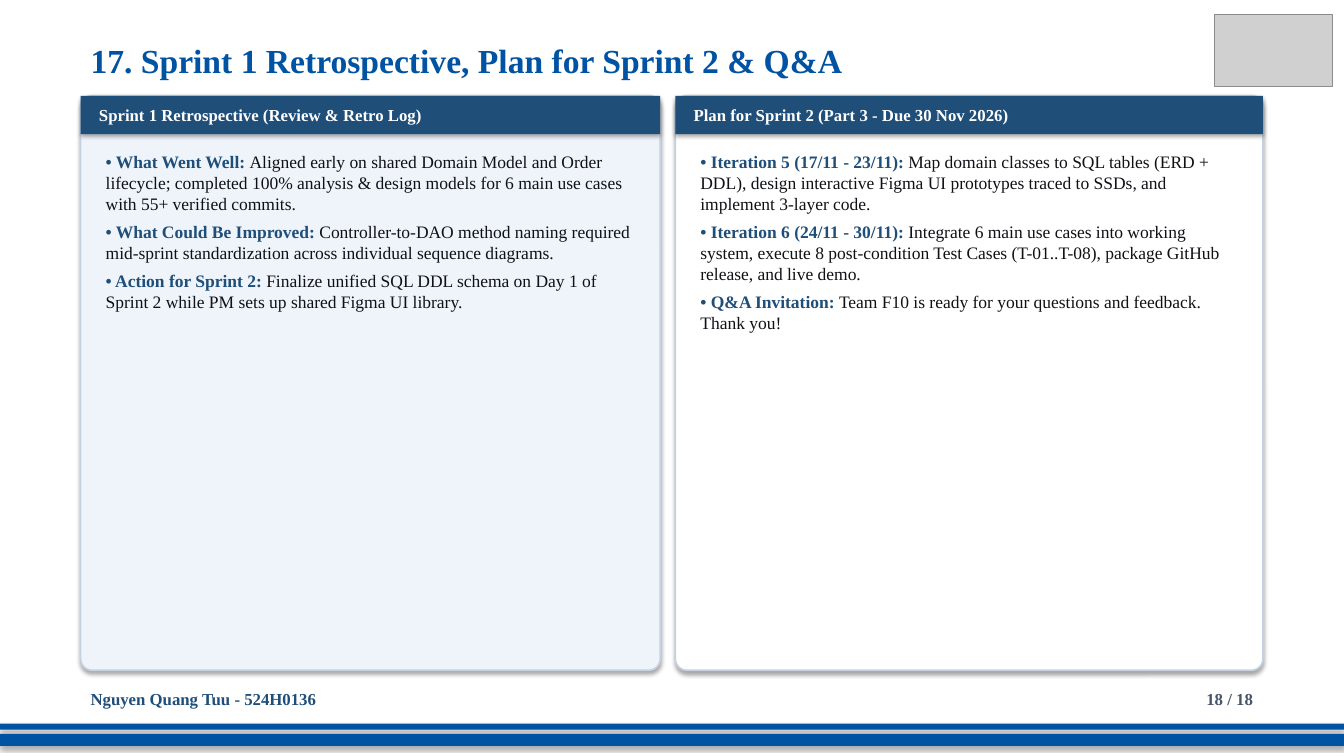
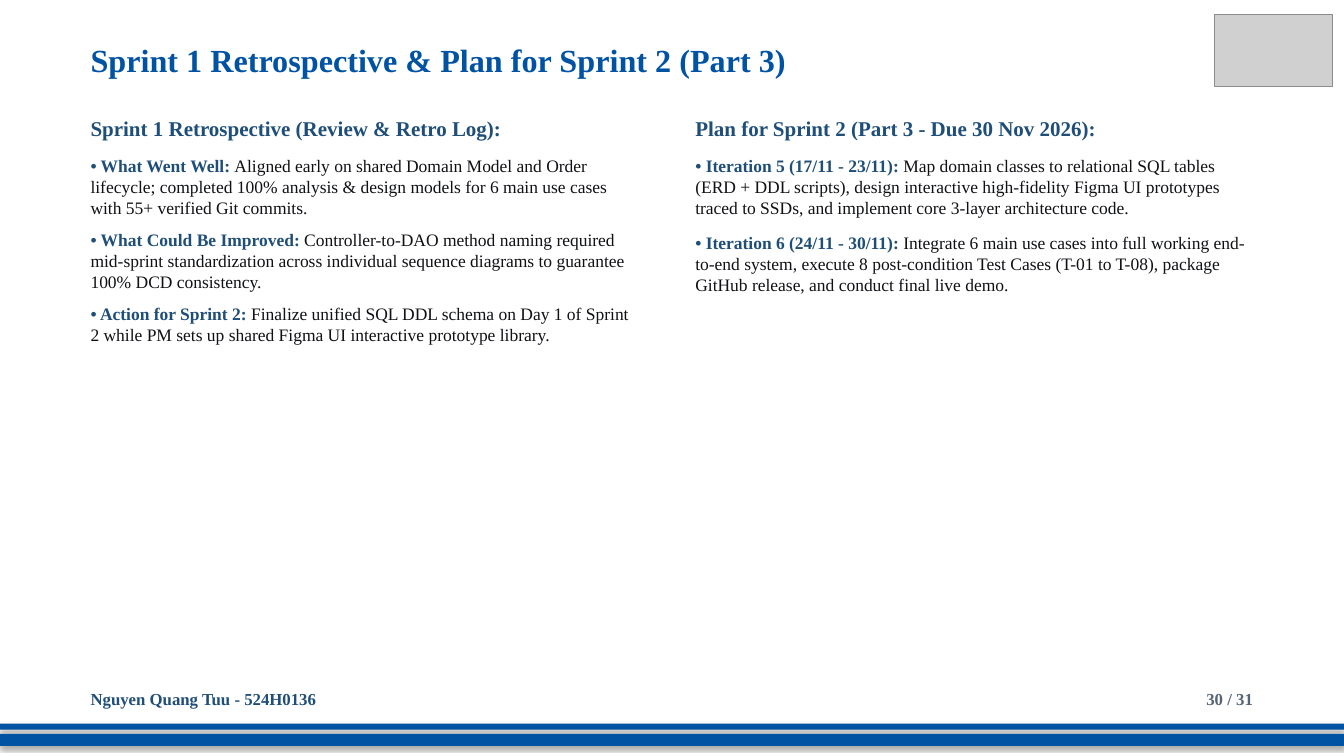
Before and after one commit to DoQuocTrung06/SaigonBite-RAD-TeamF10, a slide deck: slide 30 of Part_2/TeamF10_Presentation_for_SaigonBite.pptx (slide 18 before the commit). Drawn at 1344x756 pixels with LibreOffice and Linux fonts; fonts in the diff are those of the drawing; grey boxes stand for pictures. Boxes give left, top, right and bottom in pixels: in the first picture for what was removed or moved away, otherwise in the second. Text is boxed around its words. In the diff, an @@ line names an element or a change of style, - is before the commit and + after.

Commit message:
docs(presentation): purify slide design to dedicated full-canvas diagrams matching Part 1 aesthetic

```diff
--- a/Part_2/TeamF10_Presentation_for_SaigonBite.pptx
+++ b/Part_2/TeamF10_Presentation_for_SaigonBite.pptx
@@ text at (x1=91, y1=49, x2=786, y2=79): text changed; size 24 to 23 pt @@
-17. Sprint 1 Retrospective, Plan for Sprint 2 & Q&A
+Sprint 1 Retrospective & Plan for Sprint 2 (Part 3)
@@ rounded rectangle removed at (x1=81, y1=96, x2=660, y2=670) @@
@@ rectangle removed at (x1=81, y1=96, x2=660, y2=134) @@
-Sprint 1 Retrospective (Review & Retro Log)
@@ rounded rectangle removed at (x1=676, y1=96, x2=1263, y2=670) @@
@@ rectangle removed at (x1=676, y1=96, x2=1263, y2=134) @@
-Plan for Sprint 2 (Part 3 - Due 30 Nov 2026)
@@ text at (x1=91, y1=121, x2=629, y2=345): text changed @@
-• What Went Well: Aligned early on shared Domain Model and Order lifecycle; completed 100% analysis & design models for 6 main use cases with 55+ verified commits.
-• What Could Be Improved: Controller-to-DAO method naming required mid-sprint standardization across individual sequence diagrams.
-• Action for Sprint 2: Finalize unified SQL DDL schema on Day 1 of Sprint 2 while PM sets up shared Figma UI library.
+Sprint 1 Retrospective (Review & Retro Log):
+• What Went Well: Aligned early on shared Domain Model and Order lifecycle; completed 100% analysis & design models for 6 main use cases with 55+ verified Git commits.
+• What Could Be Improved: Controller-to-DAO method naming required mid-sprint standardization across individual sequence diagrams to guarantee 100% DCD consistency.
+• Action for Sprint 2: Finalize unified SQL DDL schema on Day 1 of Sprint 2 while PM sets up shared Figma UI interactive prototype library.
@@ text at (x1=695, y1=121, x2=1245, y2=294): text changed @@
-• Iteration 5 (17/11 - 23/11): Map domain classes to SQL tables (ERD + DDL), design interactive Figma UI prototypes traced to SSDs, and implement 3-layer code.
-• Iteration 6 (24/11 - 30/11): Integrate 6 main use cases into working system, execute 8 post-condition Test Cases (T-01..T-08), package GitHub release, and live demo.
-• Q&A Invitation: Team F10 is ready for your questions and feedback. Thank you!
+Plan for Sprint 2 (Part 3 - Due 30 Nov 2026):
+• Iteration 5 (17/11 - 23/11): Map domain classes to relational SQL tables (ERD + DDL scripts), design interactive high-fidelity Figma UI prototypes traced to SSDs, and implement core 3-layer architecture code.
+• Iteration 6 (24/11 - 30/11): Integrate 6 main use cases into full working end-to-end system, execute 8 post-condition Test Cases (T-01 to T-08), package GitHub release, and conduct final live demo.
@@ text at (x1=1206, y1=694, x2=1253, y2=705): text changed; text colour #475569 to #556575 @@
-18 / 18
+30 / 31
```
Also in this commit, not shown: 13 other slides changed, 17 slides added, 4 slides removed.
